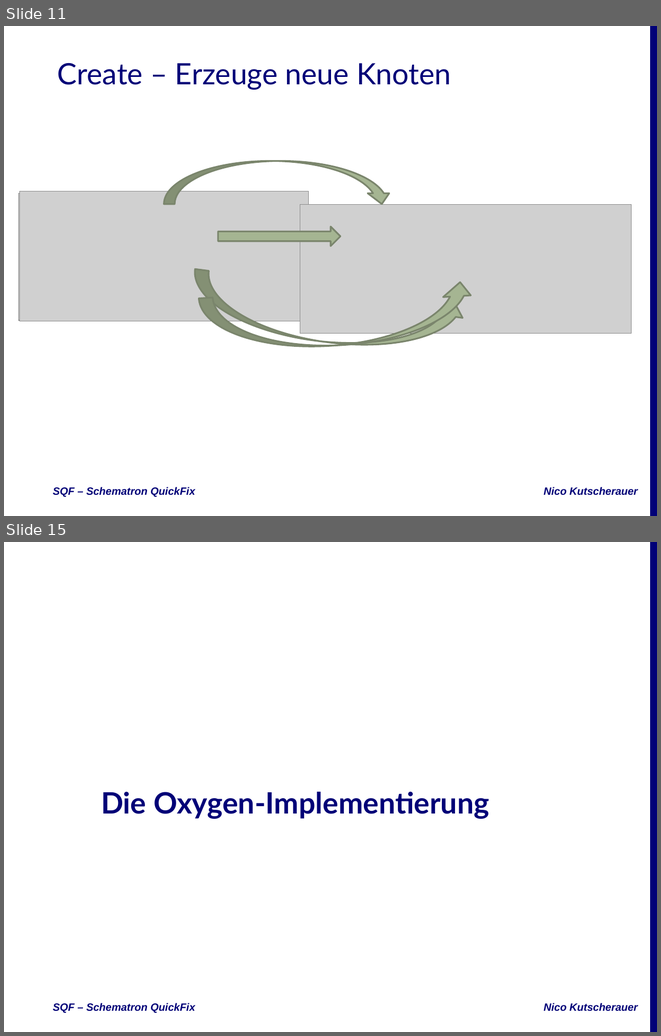
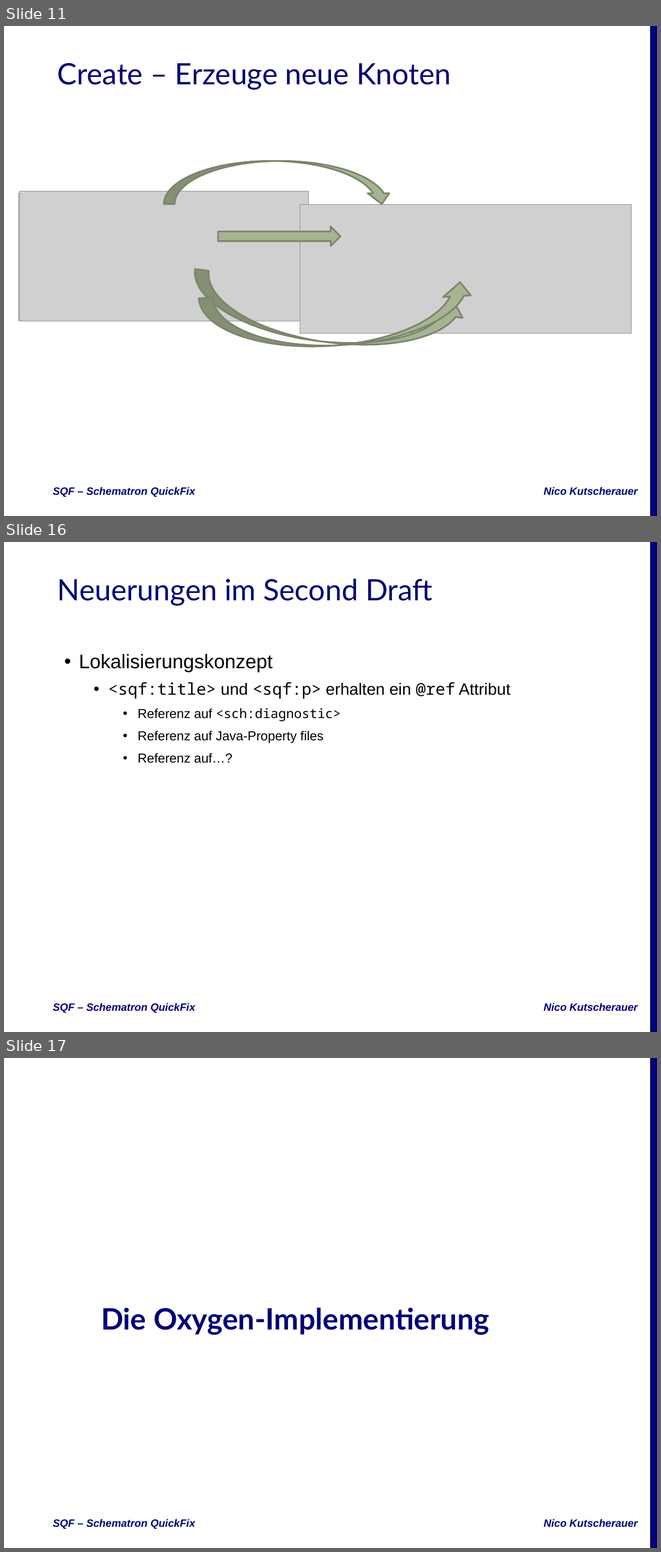
Before and after one commit to nkutsche/SchematronQuickFix-2017-11-17, a slide deck: SQF-Escali.pptx. Shown one above the other, each under a label of ours: slides 11 and 15 before the commit, slides 11, 16 and 17 after it; the slides between them are not shown. The pictures are 661x1036 and 661x1552 pixels, drawn with LibreOffice and Linux fonts; fonts in the diff are those of the drawing; grey boxes stand for pictures; background and template pictures are left out. Boxes give left, top, right and bottom in pixels: in the first picture for what was removed or moved away, otherwise in the second. Text is boxed around its words. In the diff, an @@ line names an element or a change of style, - is before the commit and + after.

Commit message:
Slides update, added section "Second Draft"

```diff
--- a/SQF-Escali.pptx
+++ b/SQF-Escali.pptx
@@ slide 16 added at (4, 542, 657, 1032), background #FFFFFF; not listed: 3 template elements that a slide beside it also shows @@
@@ title added at (58, 579, 432, 606), 36 pt, text #000077 @@
+Neuerungen im Second Draft
@@ subtitle added at (79, 654, 511, 763), 16 pt, text #000000 @@
+• Lokalisierungskonzept
+  • <sqf:title> und <sqf:p> erhalten ein @ref Attribut
+    • Referenz auf <sch:diagnostic>
+    • Referenz auf Java-Property files
+    • Referenz auf…?
@@ what was slide 15 is now slide 17 @@
```
Also in this commit, not shown: 6 slides changed, 1 other slide added.
